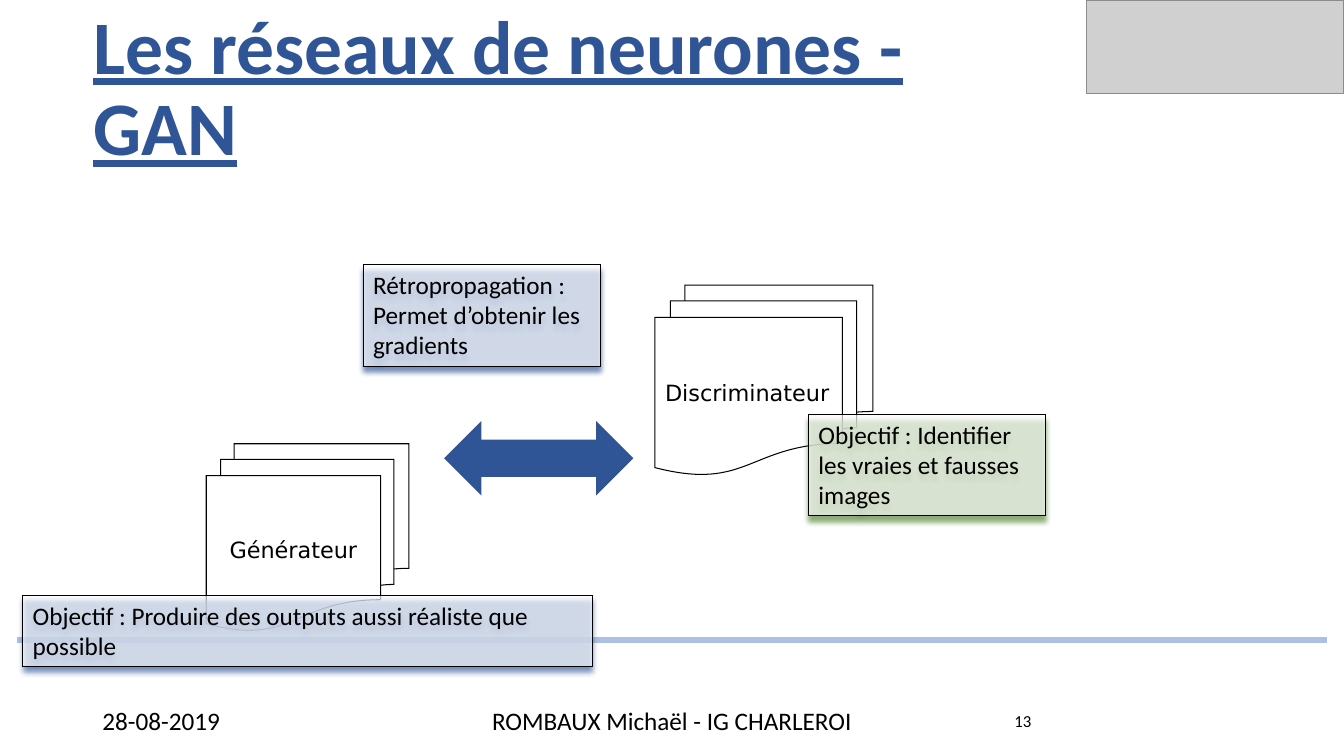
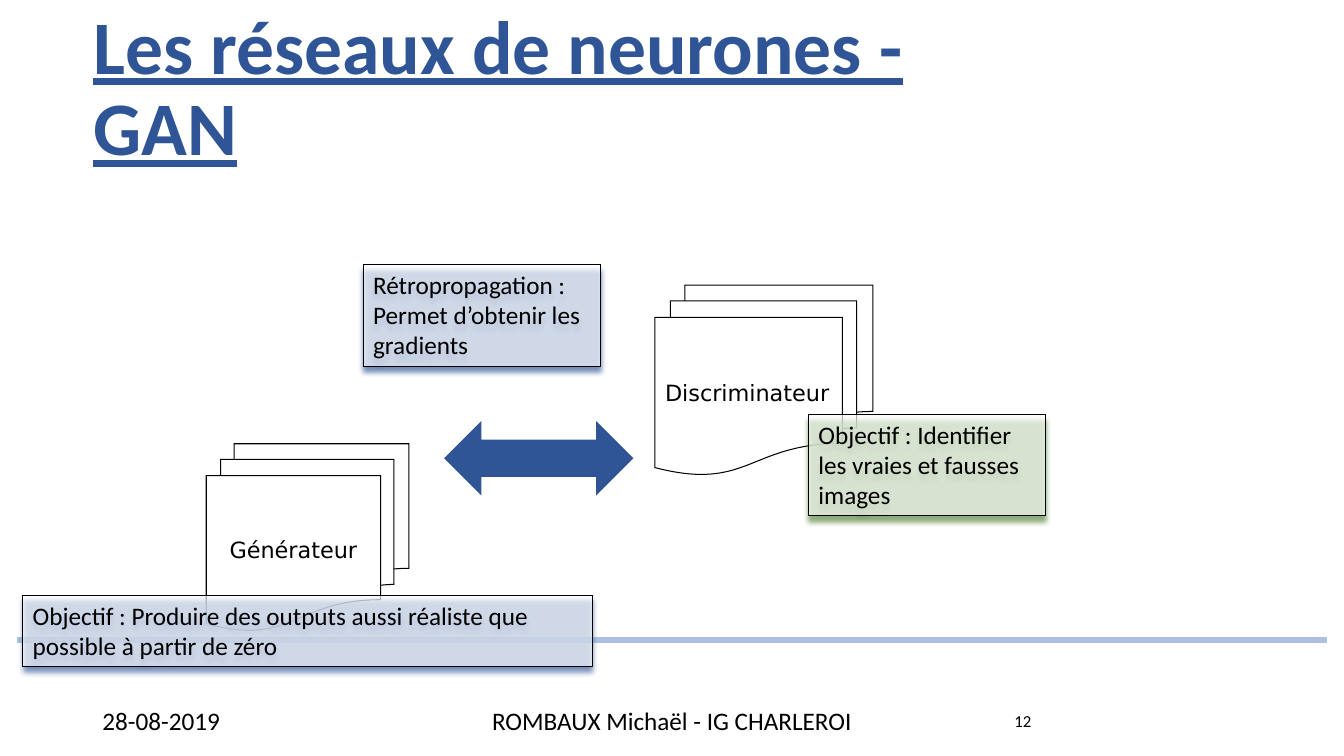
Before and after one commit to rombaux/PyTorch-GAN, a slide deck: slide 12 of assets/20190828_TFE.pptx (slide 13 before the commit). Drawn at 1344x756 pixels with LibreOffice and Linux fonts; fonts in the diff are those of the drawing; grey boxes stand for pictures; background and template pictures are left out. Boxes give left, top, right and bottom in pixels: in the first picture for what was removed or moved away, otherwise in the second. Text is boxed around its words. In the diff, an @@ line names an element or a change of style, - is before the commit and + after.

```diff
--- a/assets/20190828_TFE.pptx
+++ b/assets/20190828_TFE.pptx
@@ picture removed at bbox=[1087, 0, 1344, 94] @@
@@ text in rectangle at bbox=[33, 607, 528, 659]: text changed @@
-Objectif : Produire des outputs aussi réaliste que possible
+Objectif : Produire des outputs aussi réaliste que possible à partir de zéro
@@ page number at bbox=[1014, 716, 1031, 727]: text changed @@
-13
+12
```
Also in this commit, not shown: 14 other slides changed.
